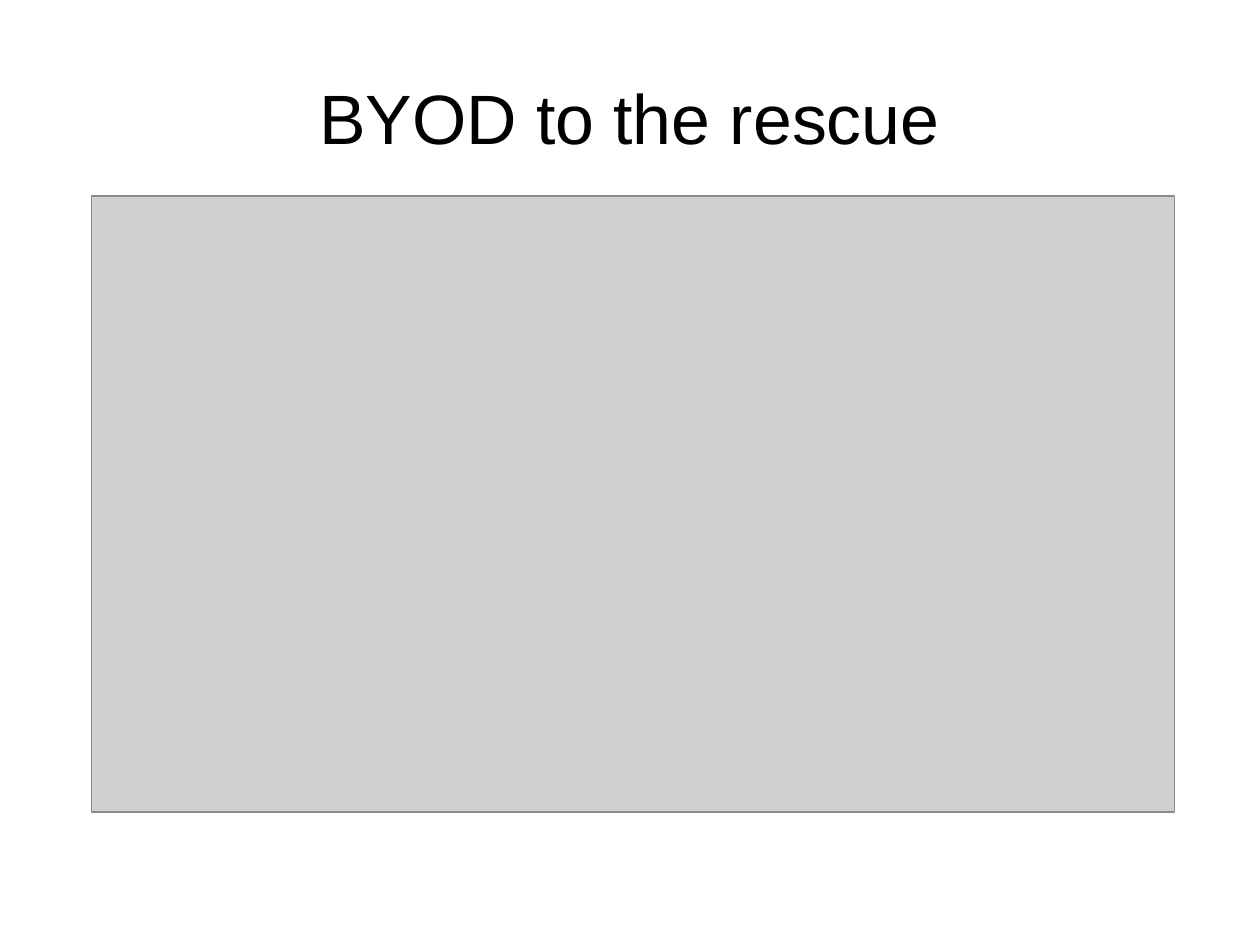
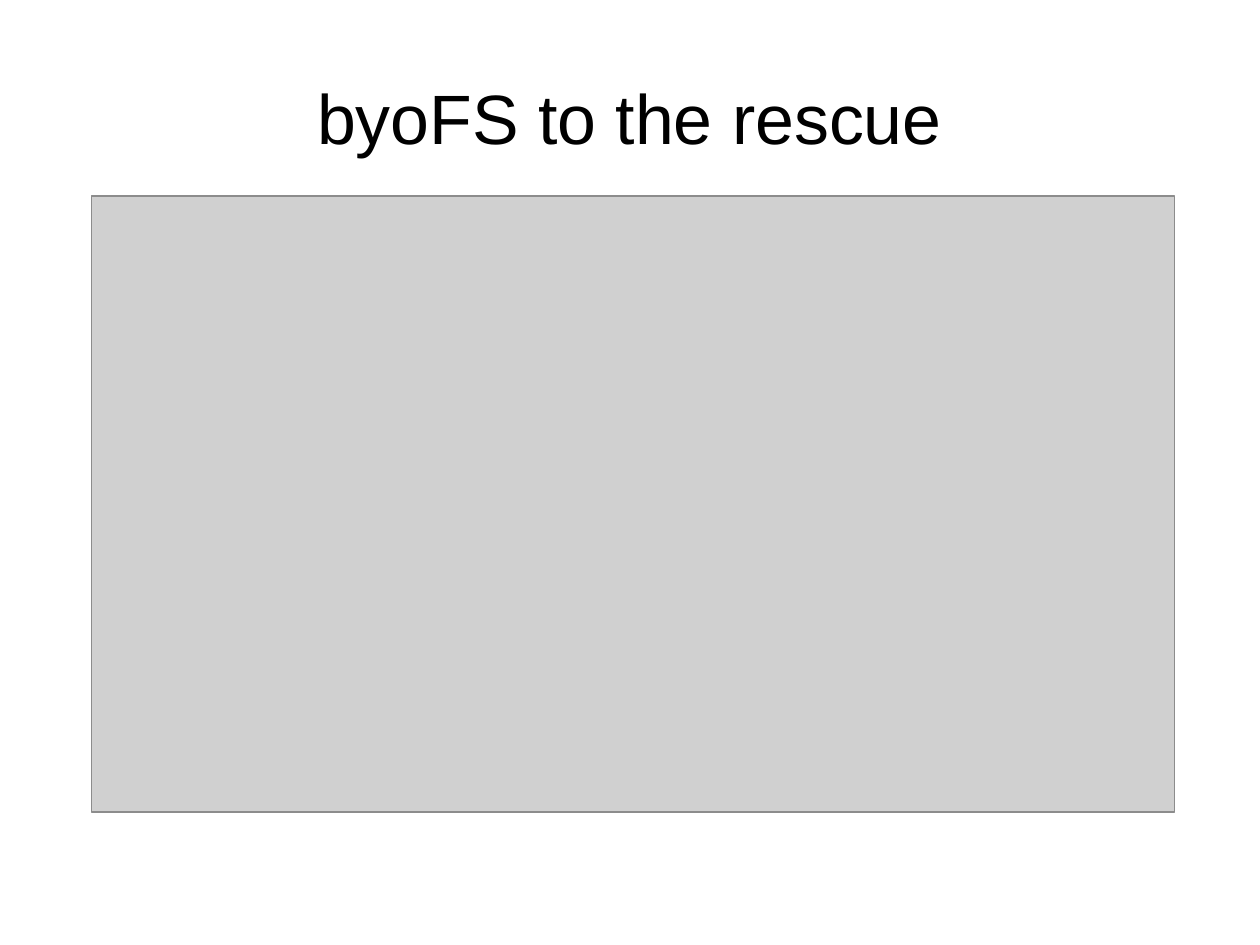
Before and after one commit to diafygi/byoFS, a slide deck: slide 13 of presentation/logic.odp. Drawn at 1260x945 pixels with LibreOffice and Linux fonts; fonts in the diff are those of the drawing; grey boxes stand for pictures. Boxes give left, top, right and bottom in pixels: in the first picture for what was removed or moved away, otherwise in the second. Text is boxed around its words. In the diff, an @@ line names an element or a change of style, - is before the commit and + after.

```diff
--- a/presentation/logic.odp
+++ b/presentation/logic.odp
@@ title at bbox=[317, 93, 942, 157]: text changed @@
-BYOD to the rescue
+byoFS to the rescue
```
Also in this commit, not shown: 4 other slides changed, 2 other files.
